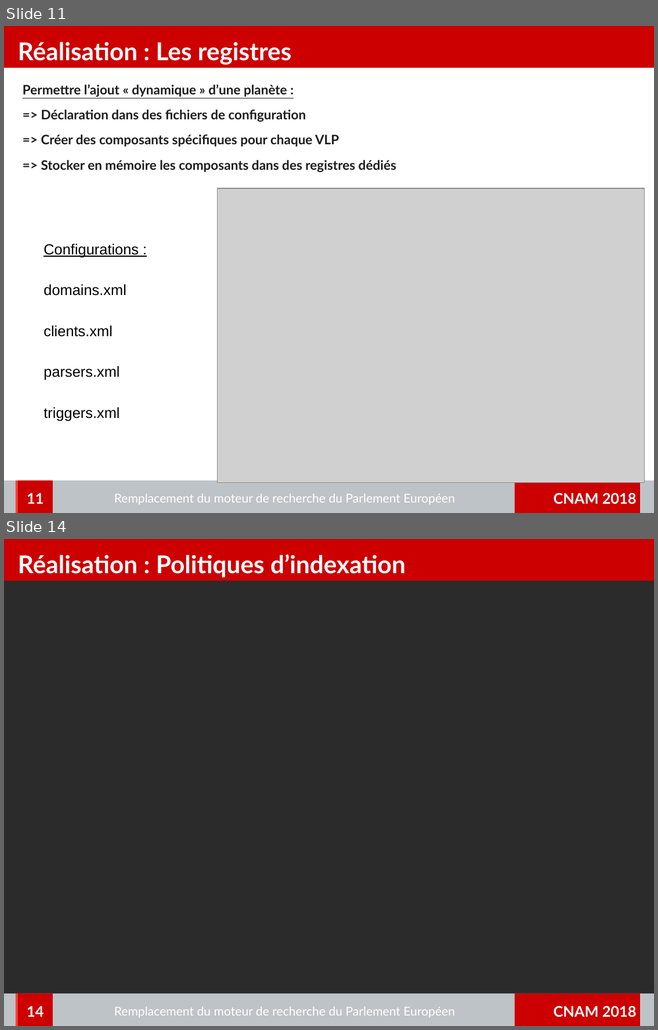
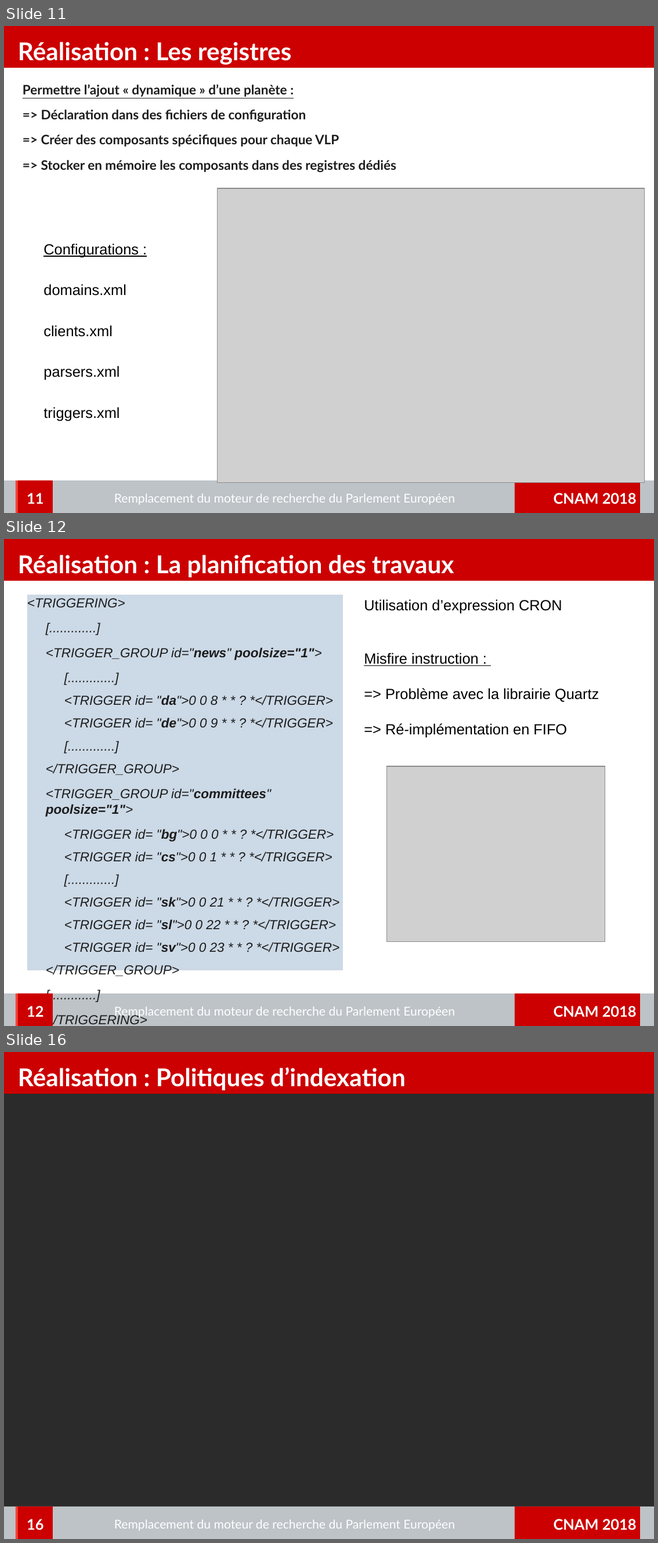
Before and after one commit to charleshuber/4tfront, a slide deck: memoire/presentation/memoire_presentation.odp. Shown one above the other, each under a label of ours: slides 11 and 14 before the commit, slides 11, 12 and 16 after it; the slides between them are not shown. The pictures are 658x1030 and 658x1543 pixels, drawn with LibreOffice and Linux fonts; fonts in the diff are those of the drawing; grey boxes stand for pictures; background and template pictures are left out; a plain dark background stands for a picture behind light text. Boxes give left, top, right and bottom in pixels: in the first picture for what was removed or moved away, otherwise in the second. Text is boxed around its words. In the diff, an @@ line names an element or a change of style, - is before the commit and + after.

```diff
--- a/memoire/presentation/memoire_presentation.odp
+++ b/memoire/presentation/memoire_presentation.odp
@@ slide 12 added at bbox=[4, 539, 654, 1026], background picture (left out); not listed: 4 template elements that a slide beside it also shows @@
@@ title added at bbox=[18, 555, 453, 577], 30 pt, text #FFFFFF, bold @@
+Réalisation : La planification des travaux
@@ text added at bbox=[27, 595, 342, 971], fill #004586 at 20% opacity, 16 pt, text #1C1C1C, italic @@
+<TRIGGERING>
+  [.............]
+  <TRIGGER_GROUP id="news" poolsize="1">
+    [.............]
+    <TRIGGER id= "da">0 0 8 * * ? *</TRIGGER>
+    <TRIGGER id= "de">0 0 9 * * ? *</TRIGGER>
+    [.............]
+  </TRIGGER_GROUP>
+  <TRIGGER_GROUP id="committees" poolsize="1">
+    <TRIGGER id= "bg">0 0 0 * * ? *</TRIGGER>
+    <TRIGGER id= "cs">0 0 1 * * ? *</TRIGGER>
+    [.............]
+    <TRIGGER id= "sk">0 0 21 * * ? *</TRIGGER>
+    <TRIGGER id= "sl">0 0 22 * * ? *</TRIGGER>
+    <TRIGGER id= "sv">0 0 23 * * ? *</TRIGGER>
+  </TRIGGER_GROUP>
+  [.............]
+</TRIGGERING>
@@ text added at bbox=[364, 599, 598, 737], 18 pt, text #000000 @@
+Utilisation d’expression CRON
+Misfire instruction :
+=> Problème avec la librairie Quartz
+=> Ré-implémentation en FIFO
@@ picture added at bbox=[387, 766, 605, 942] @@
@@ page number added at bbox=[18, 994, 53, 1026], fill #CC0000, 18 pt, text #FFFFFF, bold @@
+12
@@ text added at bbox=[114, 1007, 455, 1019], 15 pt, text #FFFFFF @@
+Remplacement du moteur de recherche du Parlement Européen
@@ what was slide 14 is now slide 16 @@
@@ page number at bbox=[27, 1519, 43, 1530]: text changed @@
-14
+16
```
Also in this commit, not shown: 3 slides changed, 1 other slide added, 1 other file.
